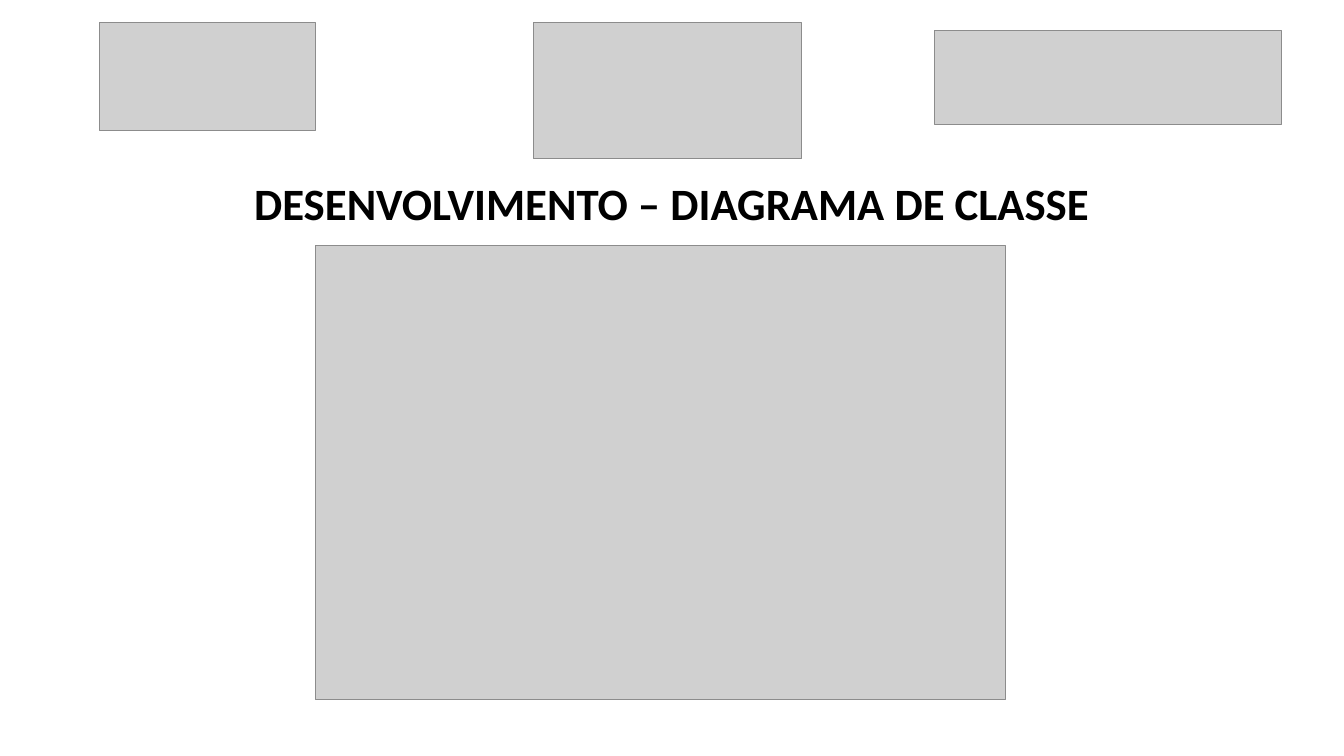
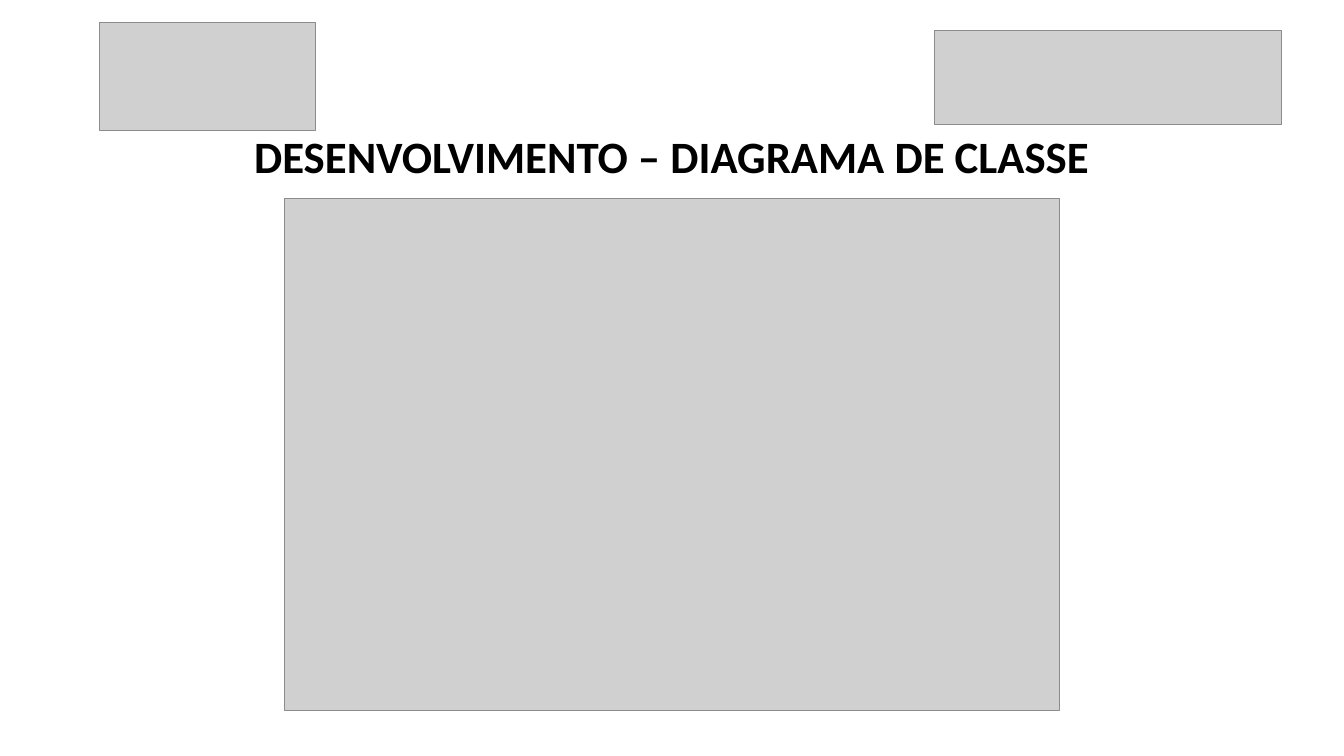
Before and after one commit to luanmenezesx/TCC-CCB, a slide deck: slide 11 of Modelo slides apresentação TCC.pptx (slide 9 before the commit). Drawn at 1344x756 pixels with LibreOffice and Linux fonts; fonts in the diff are those of the drawing; grey boxes stand for pictures. Boxes give left, top, right and bottom in pixels: in the first picture for what was removed or moved away, otherwise in the second. Text is boxed around its words. In the diff, an @@ line names an element or a change of style, - is before the commit and + after.

```diff
--- a/Modelo slides apresentação TCC.pptx
+++ b/Modelo slides apresentação TCC.pptx
@@ picture removed at (x1=533, y1=23, x2=802, y2=159) @@
@@ title "DESENVOLVIMENTO – DIAGRAMA DE CLASSE" moved from (x1=254, y1=190, x2=1089, y2=221) to (x1=254, y1=143, x2=1089, y2=174) @@
@@ picture resized from (x1=316, y1=246, x2=1006, y2=700) to (x1=284, y1=199, x2=1060, y2=711) @@
```
Also in this commit, not shown: 9 other slides changed, 7 slides added, 3 slides removed, 13 other files.
